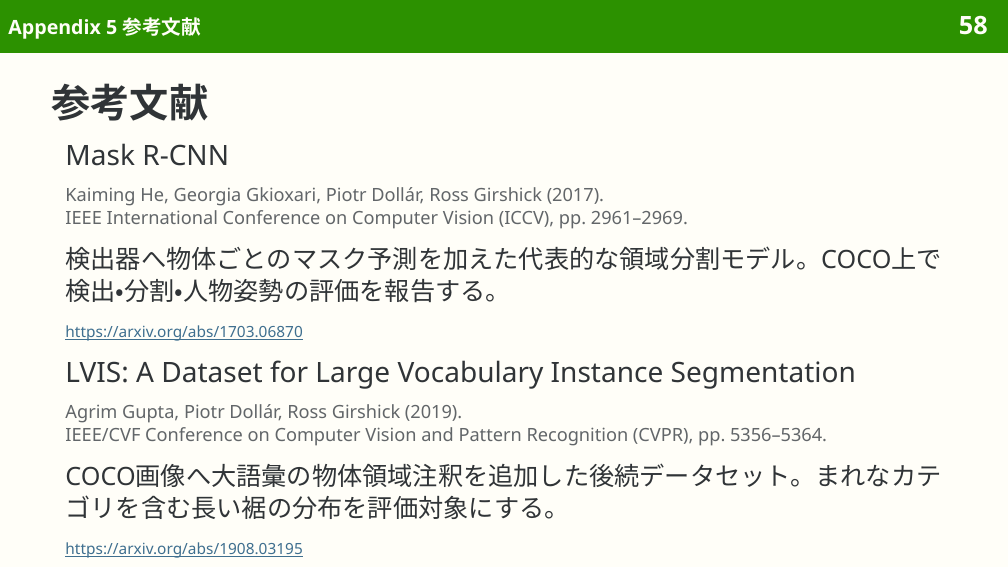
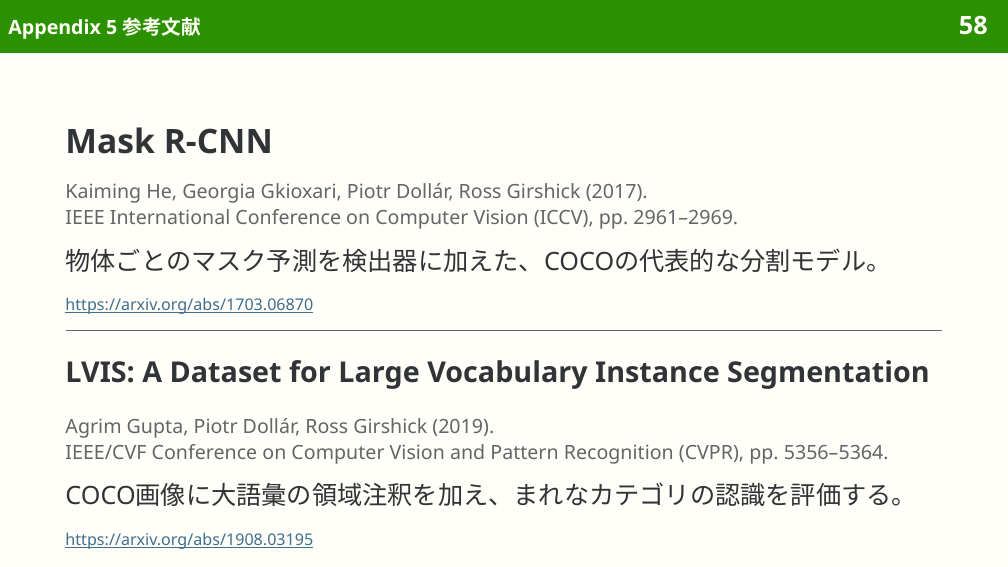
Before and after one commit to sasakiy84/datasets-in-10-minutes, a slide deck: slide 58 of slides/datasets-in-10-minutes-coco.pptx. Drawn at 1008x567 pixels with LibreOffice and Linux fonts; fonts in the diff are those of the drawing. Boxes give left, top, right and bottom in pixels: in the first picture for what was removed or moved away, otherwise in the second. Text is boxed around its words. In the diff, an @@ line names an element or a change of style, - is before the commit and + after.

```diff
--- a/slides/datasets-in-10-minutes-coco.pptx
+++ b/slides/datasets-in-10-minutes-coco.pptx
@@ title removed at (52, 83, 209, 121) @@
-参考文献
@@ text "Mask R-CNN": place and size @@
-text "Mask R-CNN" at (65, 143, 229, 166)
+text "Mask R-CNN" at (65, 127, 273, 154)
@@ text "Mask R-CNN" at (65, 127, 273, 154): size 20 to 24 pt, bold on; line spacing 1.05 to 1.1 @@
@@ text "Kaiming He, Georgia Gkioxari, Piotr ..." at (65, 183, 738, 229): size 13 to 14 pt; line spacing 1.05 to 1.1 @@
@@ text at (65, 248, 891, 272): text changed @@
-検出器へ物体ごとのマスク予測を加えた代表的な領域分割モデル。COCO上で検出・分割・人物姿勢の評価を報告する。
+物体ごとのマスク予測を検出器に加えた、COCOの代表的な分割モデル。
@@ text "https://arxiv.org/abs/1703.06870" at (65, 297, 313, 314): size 11 to 11.5 pt; line spacing 1.05 to 1.1 @@
@@ text "https://arxiv.org/abs/1703.06870": place and size @@
-text "https://arxiv.org/abs/1703.06870" at (65, 325, 302, 341)
+text "https://arxiv.org/abs/1703.06870" at (65, 297, 313, 314)
@@ text "LVIS: A Dataset for Large ..." at (65, 360, 929, 389): size 20 to 20.5 pt, bold on; line spacing 1.05 to 1.1 @@
@@ line added from (66, 331) to (942, 331), #626669 0.8 pt @@
@@ text "Agrim Gupta, Piotr Dollár, Ross ..." at (65, 418, 889, 464): size 13 to 14 pt; line spacing 1.05 to 1.1 @@
@@ text "Agrim Gupta, Piotr Dollár, Ross ...": place and size @@
-text "Agrim Gupta, Piotr Dollár, Ross ..." at (65, 404, 827, 446)
+text "Agrim Gupta, Piotr Dollár, Ross ..." at (65, 418, 889, 464)
@@ text at (65, 482, 916, 506): text changed @@
-COCO画像へ大語彙の物体領域注釈を追加した後続データセット。まれなカテゴリを含む長い裾の分布を評価対象にする。
+COCO画像に大語彙の領域注釈を加え、まれなカテゴリの認識を評価する。
@@ text "https://arxiv.org/abs/1908.03195": place and size @@
-text "https://arxiv.org/abs/1908.03195" at (65, 542, 302, 558)
+text "https://arxiv.org/abs/1908.03195" at (65, 532, 313, 549)
@@ text "https://arxiv.org/abs/1908.03195" at (65, 532, 313, 549): size 11 to 11.5 pt; line spacing 1.05 to 1.1 @@
```
Also in this commit, not shown: 5 other slides changed, 3 other files.
